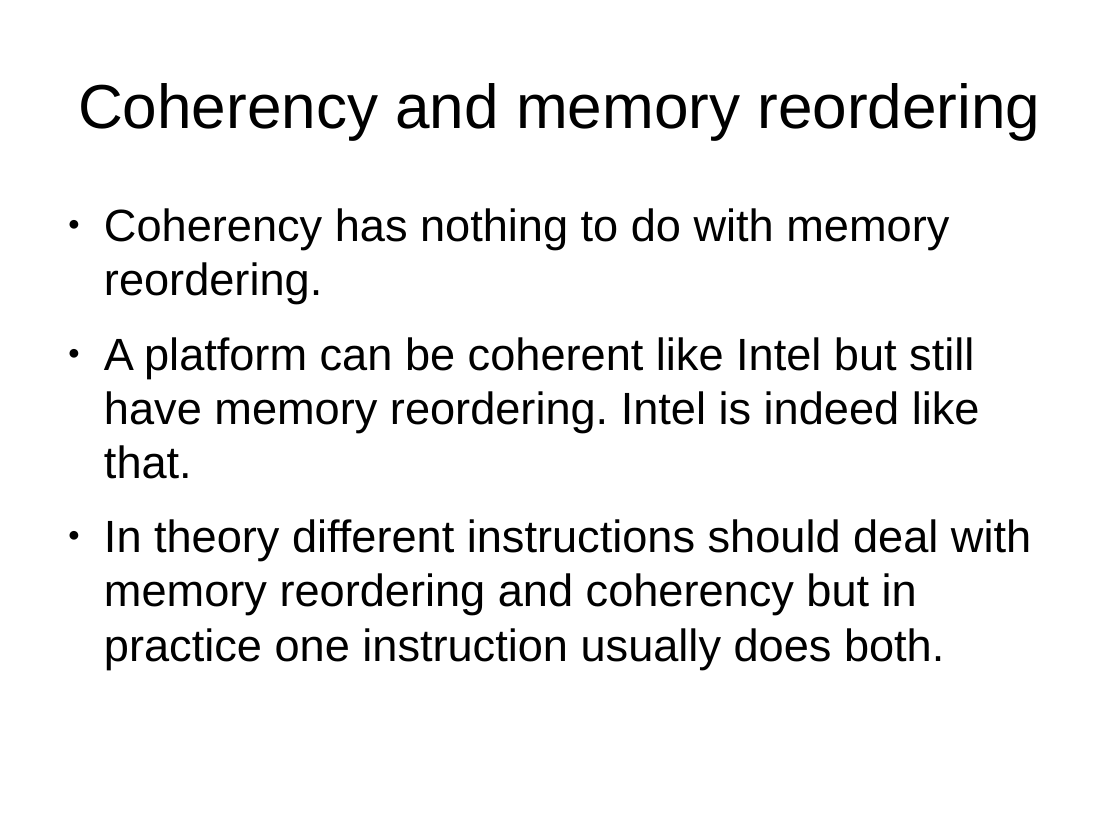
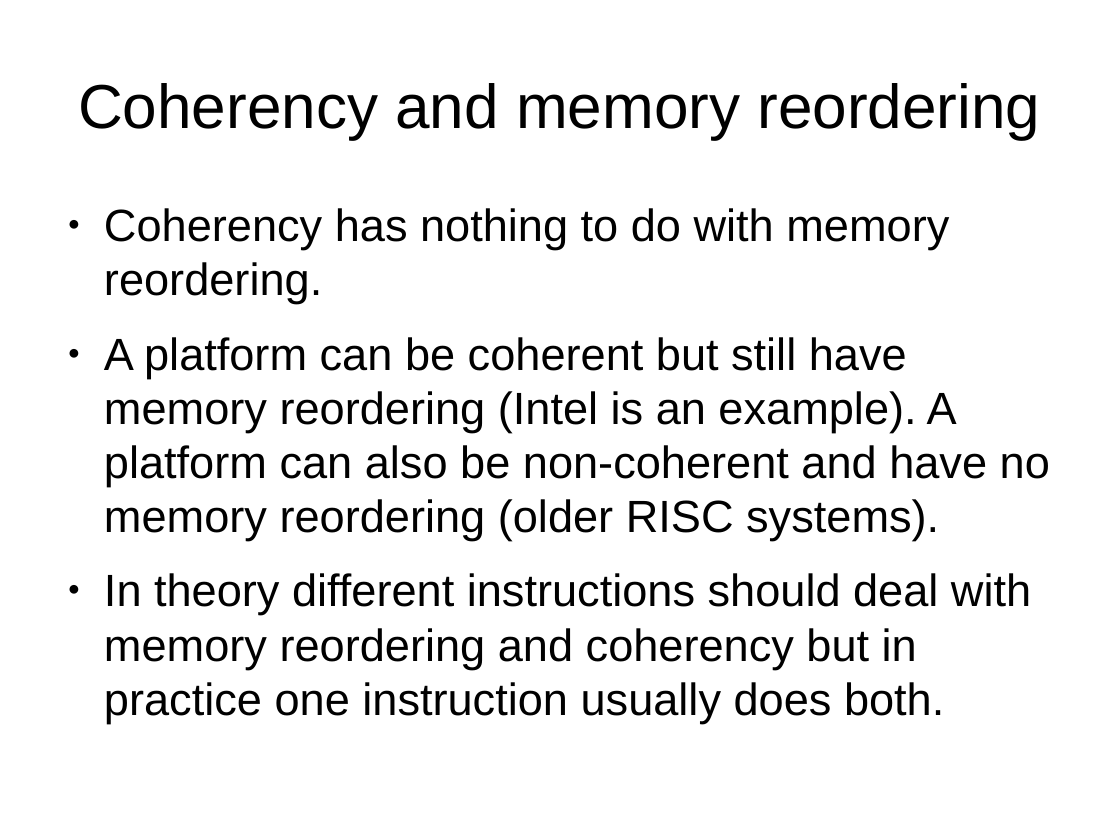
Before and after one commit to veltzer/demos-linux, a slide deck: slide 32 of doc/odp/multicore.odp. Drawn at 1120x840 pixels with LibreOffice and Linux fonts; fonts in the diff are those of the drawing. Boxes give left, top, right and bottom in pixels: in the first picture for what was removed or moved away, otherwise in the second. Text is boxed around its words. In the diff, an @@ line names an element or a change of style, - is before the commit and + after.

```diff
--- a/doc/odp/multicore.odp
+++ b/doc/odp/multicore.odp
@@ text at (104, 337, 1050, 541): text changed @@
-● A platform can be coherent like Intel but still have memory reordering. Intel is indeed like that.
+● A platform can be coherent but still have memory reordering (Intel is an example). A platform can also be non-coherent and have no memory reordering (older RISC systems).
```
Also in this commit, not shown: 5 other slides changed.
